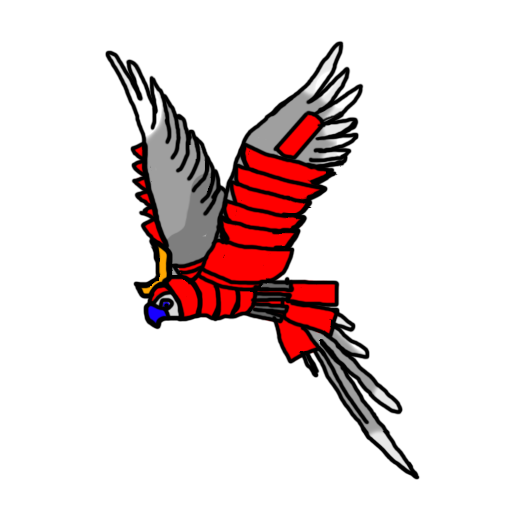
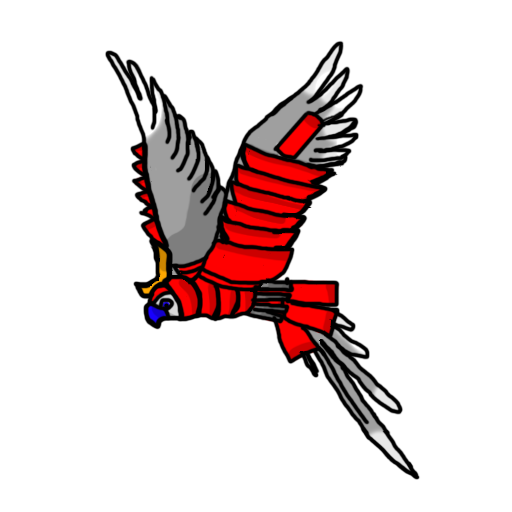
The second w=512, h=512 image is a revision of the first. Changes to its layers:
painted on "Layer 4" over (x1=135, y1=114, x2=336, y2=359)
